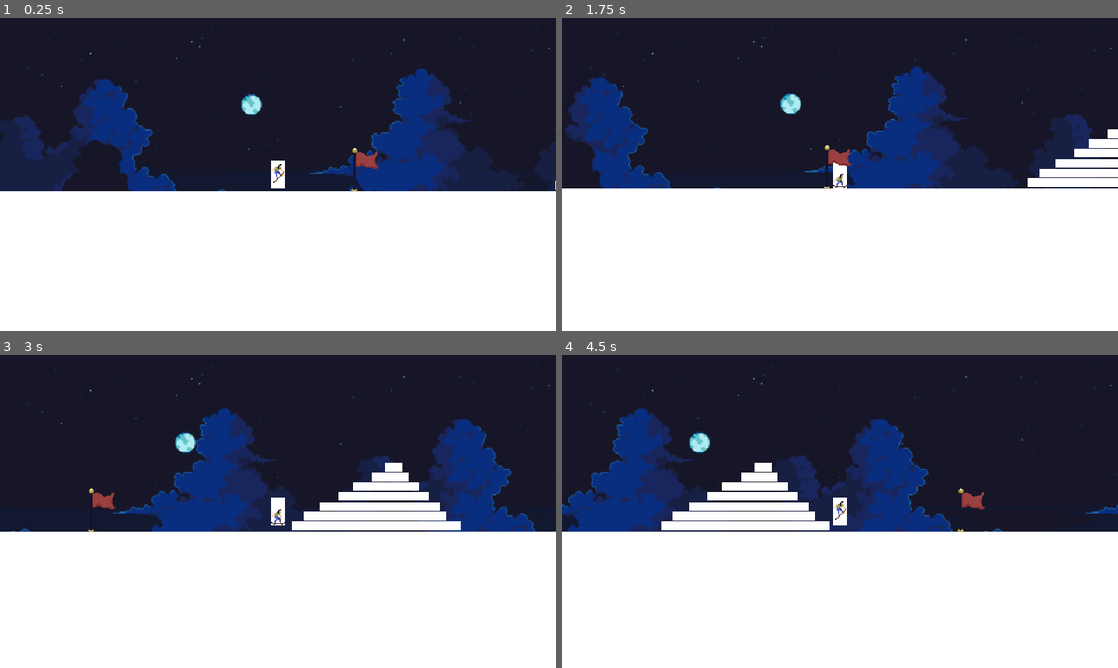
Above: before the commit, frames 1-4 (two rows, left to right).
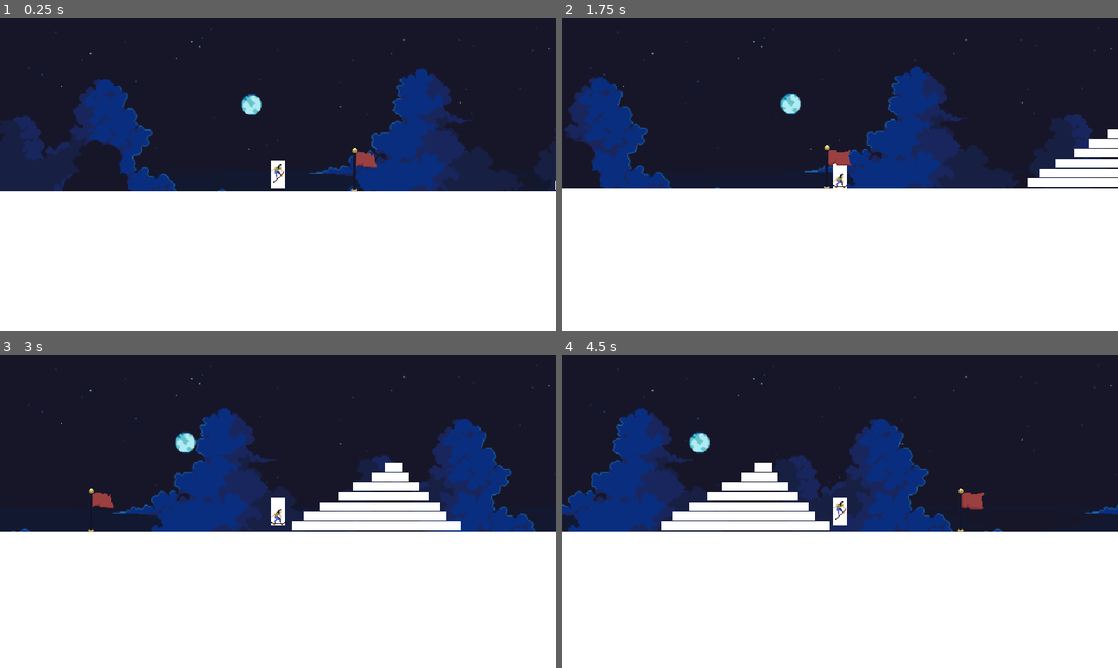
Above: after the commit, the same moments.

Repository: Minipeps/SpeedJam-8
Game: Godot game, scene res://2D/TestPlayerLevel.tscn
Two runs of this game, one before a commit and one after it. Both use one fixed random seed, a clock stepped at 60 frames per second and the inputs below. This scene is started directly instead of the project's main scene.
Inputs (mouse positions are in pixels of both pictures, inside the frame that each line leads up to):
- Up to frame 1 (0.25 s): no input
- Up to frame 2 (1.75 s): tap Enter (ui_accept) at 0.5, 0.77, 1.52 s; move the mouse to (962, 158) at 0.52 s; hold Right (player_move_right) 0.53-1.28 s; tap C (display_end_screen_lose) at 0.6 s; move the mouse to (728, 190) at 1.27 s; hold Down (player_move_down) from 1.28 s (still down); tap X (display_end_screen_win) at 1.35 s
- Up to frame 3 (3 s): move the mouse to (333, 442) at 2.02 s; release Down (player_move_down) at 2.03 s; hold Right (player_move_right) 2.03-2.78 s; tap C (display_end_screen_lose) at 2.1 s; move the mouse to (250, 574) at 2.77 s; hold Up (player_move_up) from 2.78 s (still down); tap X (display_end_screen_win) at 2.85 s
- Up to frame 4 (4.5 s): tap Enter (ui_accept) at 3.02, 3.77 s; move the mouse to (1006, 558) at 3.52 s; release Up (player_move_up) at 3.53 s; hold Left (player_move_left) from 3.53 s (still down); tap C (display_end_screen_lose) at 3.6 s; move the mouse to (673, 464) at 4.27 s; tap X (display_end_screen_win) at 4.35 s

The runs differ from the first frame. In frame 1, less than 0.1% of the frame differs, in the area x 64-69%, y 42-49%; in frame 2, less than 0.1%; in frame 3, less than 0.1%, in the area x 16-21%, y 43-50%; in frame 4, less than 0.1%.

Commit message:
Checkpoint Animation

Diff:
--- a/Checkpoint/checkpoint.gd
+++ b/Checkpoint/checkpoint.gd
@@ -1,4 +1,7 @@
 extends Node2D
+
+func _ready():
+	$AnimatedSprite2D.play()
 
 func _on_area_2d_body_entered(body):
 	get_owner().register_checkpoint(self)
--- a/Checkpoint/checkpoint.tscn
+++ b/Checkpoint/checkpoint.tscn
@@ -42,7 +42,7 @@
 "texture": SubResource("AtlasTexture_ycs5d")
 }],
 "loop": true,
-"name": &"default",
+"name": &"idle",
 "speed": 9.0
 }]
 
@@ -55,7 +55,9 @@
 [node name="AnimatedSprite2D" type="AnimatedSprite2D" parent="."]
 position = Vector2(10, -3)
 sprite_frames = SubResource("SpriteFrames_sf04e")
-frame_progress = 0.754136
+animation = &"idle"
+frame = 2
+frame_progress = 0.388115
 
 [node name="Area2D" type="Area2D" parent="."]
 collision_layer = 4
